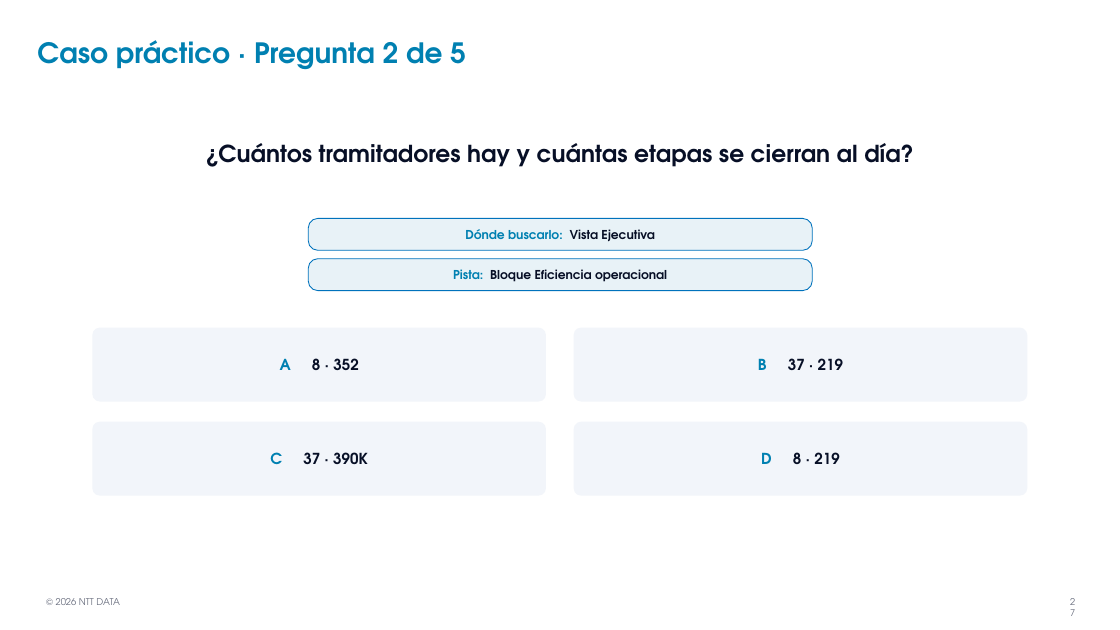
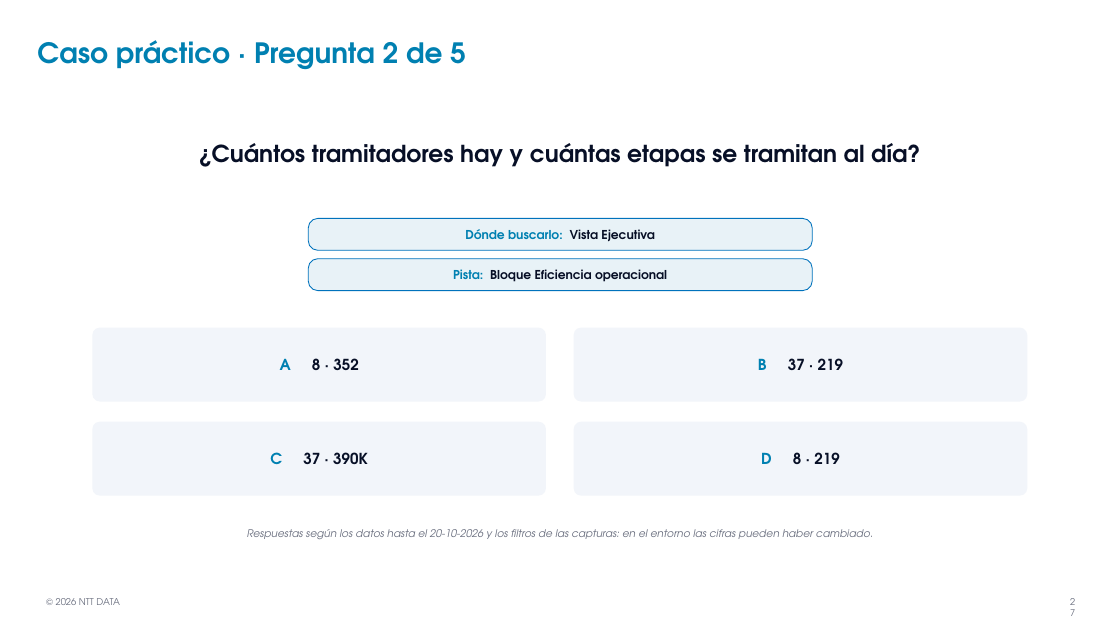
Before and after one commit to AnthonyXerri/Pruebas, a slide deck: slide 27 of mockups/Formacion_Celonis_PnC.pptx. Drawn at 1120x630 pixels with LibreOffice and Linux fonts; fonts in the diff are those of the drawing; background and template pictures are left out. Boxes give left, top, right and bottom in pixels: in the first picture for what was removed or moved away, otherwise in the second. Text is boxed around its words. In the diff, an @@ line names an element or a change of style, - is before the commit and + after.

```diff
--- a/mockups/Formacion_Celonis_PnC.pptx
+++ b/mockups/Formacion_Celonis_PnC.pptx
@@ text at [198,143,921,167]: text changed @@
-¿Cuántos tramitadores hay y cuántas etapas se cierran al día?
+¿Cuántos tramitadores hay y cuántas etapas se tramitan al día?
@@ text added at [247,529,873,539], 9 pt, text #6B7080, italic @@
+Respuestas según los datos hasta el 20-10-2026 y los filtros de las capturas: en el entorno las cifras pueden haber cambiado.
```
Also in this commit, not shown: 22 other slides changed.
